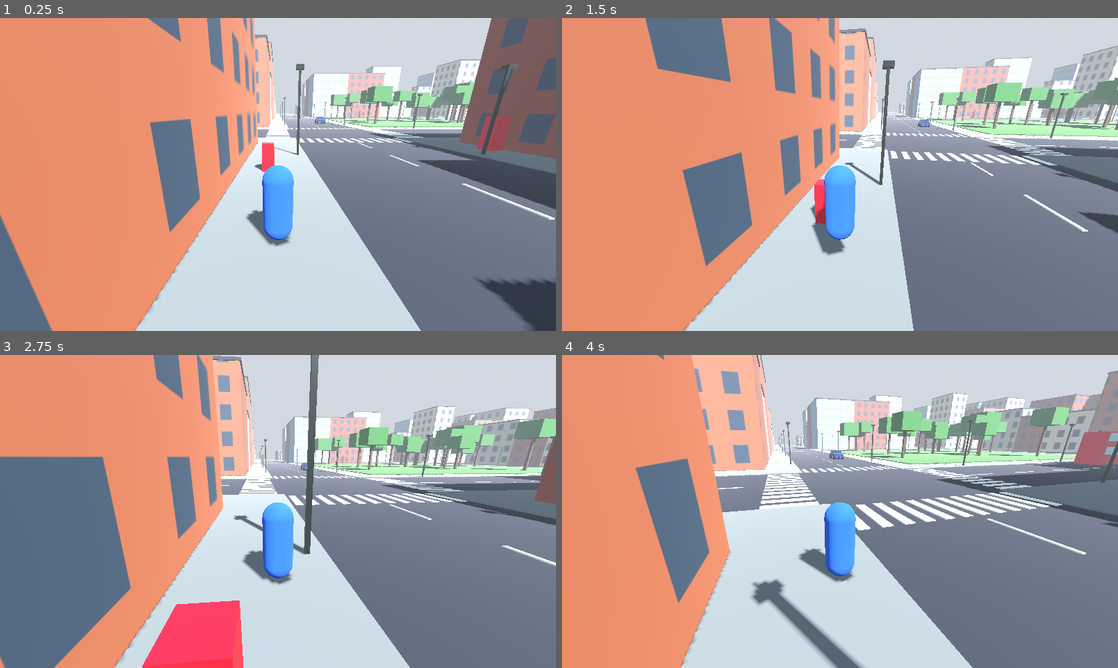
Above: before the commit, frames 1-4 (two rows, left to right).
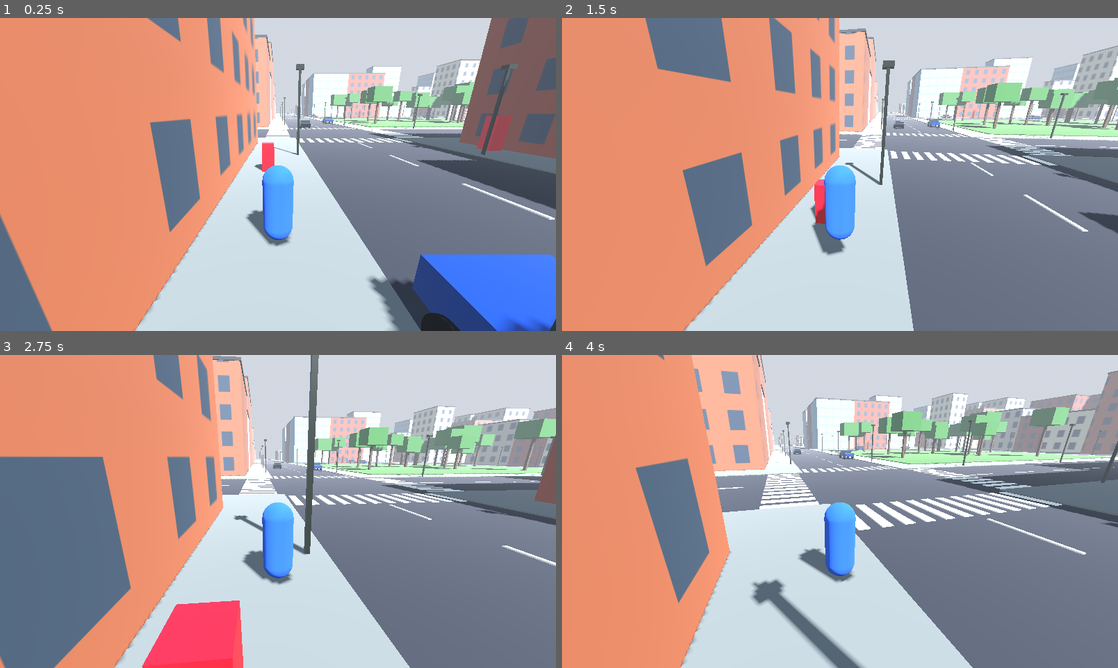
Above: after the commit, the same moments.

Repository: jctirado1/symmetrical-pancake
Game: Godot game, scene res://scenes/main.tscn
Same seed, same stepped clock (60 frames per second), same inputs: the game is played once before the commit and once after it.
Inputs (mouse positions are in pixels of both pictures, inside the frame that each line leads up to):
- Up to frame 1 (0.25 s): no input
- Up to frame 2 (1.5 s): move the mouse to (867, 174) at 0.52 s; hold E (interact) 0.53-1.28 s; hold W (move_forward) from 0.53 s (still down); tap Space (jump) at 0.77 s; move the mouse to (812, 174) at 1.27 s; tap Shift (sprint) at 1.35 s
- Up to frame 3 (2.75 s): keep holding W (move_forward); tap Space (jump) at 1.52 s; move the mouse to (289, 505) at 2.02 s; hold E (interact) from 2.03 s (still down)
- Up to frame 4 (4 s): keep holding W (move_forward); move the mouse to (834, 517) at 2.77 s; release E (interact) at 2.78 s; tap Shift (sprint) at 2.85 s; tap Space (jump) at 3.02, 3.77 s; move the mouse to (878, 514) at 3.52 s; hold E (interact) from 3.53 s (still down)

The runs differ from the first frame. In frame 1, 7.3% of the frame differs, in the area x 51-100%, y 30-100%; in frame 2, 0.2%; in frame 3, 0.1%; in frame 4, 0.9%.

Commit message:
Add city traffic and auto-load the player character from assets
Traffic cars and red buses drive the CityGrid roads on the left, turn at
random at junctions, take turns at each junction through a first-come
queue, queue behind each other and stop for the player or parked cars.
Cars stuck out of sight respawn elsewhere. Traffic uses random car models
from assets/models/cars when present.

The player now uses the first model in assets/characters when no
Character Model is set, and fits it to 1.8 m tall. Parked cars move out
of the traffic lane and the static bus is replaced by moving buses.

Co-Authored-By: Claude Opus 5.5 <noreply@anthropic.com>
Claude-Session: https://claude.ai/code/session_01PSDSL8tdN2SFstRRRuHnN1

Diff:
--- a/scenes/main.tscn
+++ b/scenes/main.tscn
@@ -1,9 +1,10 @@
-[gd_scene load_steps=12 format=3]
+[gd_scene load_steps=13 format=3]
 
 [ext_resource type="PackedScene" path="res://scenes/player.tscn" id="1_player"]
 [ext_resource type="PackedScene" path="res://scenes/model_prop.tscn" id="2_prop"]
 [ext_resource type="PackedScene" path="res://scenes/car.tscn" id="3_car"]
 [ext_resource type="Script" path="res://scripts/city_grid.gd" id="4_city"]
+[ext_resource type="Script" path="res://scripts/traffic.gd" id="5_traffic"]
 
 [sub_resource type="ProceduralSkyMaterial" id="SkyMat"]
 sky_top_color = Color(0.45, 0.55, 0.7, 1)
@@ -45,6 +46,10 @@
 [node name="City" type="Node3D" parent="."]
 script = ExtResource("4_city")
 
+[node name="Traffic" type="Node3D" parent="." node_paths=PackedStringArray("city")]
+script = ExtResource("5_traffic")
+city = NodePath("../City")
+
 [node name="Props" type="Node3D" parent="."]
 
 [node name="PhoneBox" type="CSGBox3D" parent="Props"]
@@ -59,32 +64,16 @@
 size = Vector3(0.6, 1.4, 0.6)
 material = SubResource("Mat_red")
 
-[node name="Bus" type="CSGBox3D" parent="Props"]
-transform = Transform3D(0, 0, 1, 0, 1, 0, -1, 0, 0, 40, 2.3, -3)
-use_collision = true
-size = Vector3(2.5, 4.4, 11)
-material = SubResource("Mat_red")
-
-[node name="BusWindowsLower" type="CSGBox3D" parent="Props/Bus"]
-transform = Transform3D(1, 0, 0, 0, 1, 0, 0, 0, 1, 0, -0.3, 0)
-size = Vector3(2.55, 1, 9.5)
-material = SubResource("Mat_glass")
-
-[node name="BusWindowsUpper" type="CSGBox3D" parent="Props/Bus"]
-transform = Transform3D(1, 0, 0, 0, 1, 0, 0, 0, 1, 0, 1.5, -0.3)
-size = Vector3(2.55, 1, 9.5)
-material = SubResource("Mat_glass")
-
 [node name="YourModelHere" parent="Props" instance=ExtResource("2_prop")]
 transform = Transform3D(1, 0, 0, 0, 1, 0, 0, 0, 1, 8.5, 0.08, 45)
 
 [node name="Vehicles" type="Node3D" parent="."]
 
 [node name="Car" parent="Vehicles" instance=ExtResource("3_car")]
-transform = Transform3D(-1, 0, 0, 0, 1, 0, 0, 0, -1, -3, 0.3, 30)
+transform = Transform3D(-1, 0, 0, 0, 1, 0, 0, 0, -1, -5.1, 0.3, 30)
 
 [node name="Car2" parent="Vehicles" instance=ExtResource("3_car")]
-transform = Transform3D(1, 0, 0, 0, 1, 0, 0, 0, 1, 3, 0.3, -25)
+transform = Transform3D(1, 0, 0, 0, 1, 0, 0, 0, 1, 5.1, 0.3, -25)
 
 [node name="Player" parent="." instance=ExtResource("1_player")]
 transform = Transform3D(1, 0, 0, 0, 1, 0, 0, 0, 1, -8, 0.2, 26)
--- a/scripts/city_grid.gd
+++ b/scripts/city_grid.gd
@@ -130,6 +130,16 @@
 func get_half_extents() -> Vector2:
 	var pitch := block_size + road_width
 	return Vector2(blocks_x * pitch + road_width, blocks_z * pitch + road_width) / 2.0
+
+
+## Number of junctions across and deep (one more than the number of blocks).
+func get_junction_count() -> Vector2i:
+	return Vector2i(blocks_x + 1, blocks_z + 1)
+
+
+## Centre of junction ([param i], [param j]) at road level.
+func get_junction_position(i: int, j: int) -> Vector3:
+	return Vector3(_road_x(i), 0.0, _road_z(j))
 
 
 ## Centre line of road number [param index] (0 = westmost / northmost).
--- a/scripts/model_loader.gd
+++ b/scripts/model_loader.gd
@@ -82,14 +82,16 @@
 
 
 ## Lists every model file (.glb, .gltf, .fbx, .obj) in [param folder] and its
-## sub-folders.
-static func find_model_files(folder: String) -> Array[String]:
+## sub-folders, in alphabetical order. If [param optional] is true, a missing
+## folder just gives an empty list instead of a warning.
+static func find_model_files(folder: String, optional := false) -> Array[String]:
 	var result: Array[String] = []
 	if folder == "":
 		return result
 	var dir := DirAccess.open(folder)
 	if dir == null:
-		push_warning("Can't open folder '%s'." % folder)
+		if not optional:
+			push_warning("Can't open folder '%s'." % folder)
 		return result
 	for file in dir.get_files():
 		# In an exported game the files are listed with ".import" on the end.
@@ -98,5 +100,6 @@
 		if file.get_extension().to_lower() in ["glb", "gltf", "fbx", "obj"] and path not in result:
 			result.append(path)
 	for sub in dir.get_directories():
-		result.append_array(find_model_files(folder.path_join(sub)))
+		result.append_array(find_model_files(folder.path_join(sub), optional))
+	result.sort()
 	return result
--- a/scripts/player.gd
+++ b/scripts/player.gd
@@ -7,18 +7,30 @@
 ## select the Player node, so you can tweak it without touching code.
 
 @export_group("Character Model")
-## Your character: drag a .glb, .gltf, .fbx or .obj file here. Leave empty
-## to use the blue capsule.
+## Your character: drag a .glb, .gltf, .fbx or .obj file here. If you leave
+## it empty, the first model in Character Folder is used instead, and if
+## that folder is empty too you get the blue capsule.
 @export var character_model: Resource:
 	set(value):
 		character_model = value
+		_rebuild_model()
+## Folder the game looks in for a character when Character Model is empty.
+@export_dir var character_folder := "res://assets/characters":
+	set(value):
+		character_folder = value
 		_rebuild_model()
 ## Optional .png to paint onto the character (for models that show up white).
 @export var character_texture: Texture2D:
 	set(value):
 		character_texture = value
 		_rebuild_model()
-## Make the model bigger or smaller. The capsule is 1.8 m tall.
+## Resize the character automatically so it's 1.8 m tall (the size of the
+## capsule) and standing on the ground. Untick to use Model Scale only.
+@export var fit_to_height := true:
+	set(value):
+		fit_to_height = value
+		_rebuild_model()
+## Make the model bigger or smaller (applied after Fit To Height).
 @export_range(0.01, 10.0, 0.01, "or_greater") var model_scale := 1.0:
 	set(value):
 		model_scale = value
@@ -67,6 +79,7 @@
 	_rebuild_model()
 	if Engine.is_editor_hint():
 		return
+	add_to_group("player")
 	spawn_position = global_position
 	# Stop the camera arm from bumping into the player's own capsule.
 	spring_arm.add_excluded_object(get_rid())
@@ -174,15 +187,28 @@
 		_model.queue_free()
 		_model = null
 		_anim_player = null
-	$Body/Mesh.visible = character_model == null
-	$Body/Face.visible = character_model == null
-	if character_model == null:
-		return
-
-	_model = ModelLoader.instantiate(character_model, character_texture)
+	var model_file := character_model
+	if model_file == null:
+		var found := ModelLoader.find_model_files(character_folder, true)
+		if not found.is_empty():
+			model_file = load(found[0])
+			if not Engine.is_editor_hint():
+				print("Using character from folder: ", found[0])
+	$Body/Mesh.visible = model_file == null
+	$Body/Face.visible = model_file == null
+	if model_file == null:
+		return
+
+	_model = ModelLoader.instantiate(model_file, character_texture)
 	if _model == null:
 		return
-	_model.scale = Vector3.ONE * model_scale
+	var final_scale := model_scale
+	if fit_to_height:
+		var aabb := ModelLoader.get_aabb(_model)
+		if aabb.size.y > 0.0:
+			final_scale *= 1.8 / aabb.size.y
+			_model.position.y = -aabb.position.y * final_scale
+	_model.scale = Vector3.ONE * final_scale
 	# Most character files face "forwards" towards the camera (+Z), while
 	# Godot's forward is -Z, so turn them round unless told otherwise.
 	if not flip_model_direction:
--- /dev/null
+++ b/scripts/traffic.gd
@@ -0,0 +1,204 @@
+class_name Traffic
+extends Node3D
+## Fills the city's roads with traffic: cars and red buses that drive on the
+## left, turn at junctions, queue behind each other and stop for you.
+##
+## Traffic only appears when you play the game, not in the editor.
+
+## The CityGrid node whose roads the traffic drives on.
+@export var city: CityGrid
+## How many cars and buses to put on the roads.
+@export_range(0, 200) var car_count := 30
+@export_range(0, 50) var bus_count := 3
+## Folder of car models to use for traffic (one is picked at random for each
+## car). Leave empty, or put nothing in it, for the simple box cars.
+@export_dir var car_models_folder := "res://assets/models/cars"
+## Tick this if your car models drive backwards.
+@export var flip_car_models := false
+@export var cruise_speed_kmh := 40.0
+
+var cars: Array[TrafficCar] = []
+var _junction_owner := {}  # Junction (Vector2i) -> the car crossing it.
+var _junction_queue := {}  # Junction (Vector2i) -> cars waiting, first come first served.
+var _rng := RandomNumberGenerator.new()
+var _car_models: Array[Resource] = []
+
+
+func _ready() -> void:
+	if city == null:
+		push_warning("Traffic: set 'City' in the Inspector.")
+		return
+	_rng.randomize()
+	for path in ModelLoader.find_model_files(car_models_folder, true):
+		var model := load(path)
+		if model:
+			_car_models.append(model)
+	# Wait one frame so the city and the player are ready.
+	await get_tree().process_frame
+	for k in car_count + bus_count:
+		var car := TrafficCar.new()
+		car.manager = self
+		car.is_bus = k < bus_count
+		car.cruise_speed = cruise_speed_kmh / 3.6 * (0.8 if car.is_bus else _rng.randf_range(0.85, 1.15))
+		if not car.is_bus and not _car_models.is_empty():
+			car.model = _car_models[_rng.randi() % _car_models.size()]
+			car.flip_model = flip_car_models
+		add_child(car)
+		cars.append(car)
+		respawn(car, 12.0)
+
+
+# --- Routes -------------------------------------------------------------------
+
+func lane_offset() -> float:
+	return city.road_width / 4.0
+
+
+func junction_half_size() -> float:
+	return city.road_width / 2.0
+
+
+func junction_position(junction: Vector2i) -> Vector3:
+	return city.get_junction_position(junction.x, junction.y)
+
+
+## Junctions you can drive to from [param junction].
+func neighbours(junction: Vector2i) -> Array[Vector2i]:
+	var size := city.get_junction_count()
+	var result: Array[Vector2i] = []
+	for step in [Vector2i(1, 0), Vector2i(-1, 0), Vector2i(0, 1), Vector2i(0, -1)]:
+		var next: Vector2i = junction + step
+		if next.x >= 0 and next.y >= 0 and next.x < size.x and next.y < size.y:
+			result.append(next)
+	return result
+
+
+## Picks where to go after [param to], never turning back unless it must.
+func choose_next(from: Vector2i, to: Vector2i) -> Vector2i:
+	var options := neighbours(to)
+	if options.size() > 1:
+		options.erase(from)
+	return options[_rng.randi() % options.size()]
+
+
+## Where the middle of a car [param half_length] metres long is once it has
+## fully left junction [param from] towards [param to], in the left-hand lane.
+func lane_start(from: Vector2i, to: Vector2i, half_length: float) -> Vector3:
+	var a := junction_position(from)
+	var direction := (junction_position(to) - a).normalized()
+	return a + direction * (junction_half_size() + half_length) + Vector3.UP.cross(direction) * lane_offset()
+
+
+## Puts [param car] somewhere on the road at least [param min_player_distance]
+## metres from the player and away from other cars.
+func respawn(car: TrafficCar, min_player_distance: float) -> bool:
+	var size := city.get_junction_count()
+	var player_pos := player_position()
+	for attempt in 50:
+		var from := Vector2i(_rng.randi() % size.x, _rng.randi() % size.y)
+		var options := neighbours(from)
+		var to: Vector2i = options[_rng.randi() % options.size()]
+		var start := lane_start(from, to, car.half_length)
+		if start.distance_to(player_pos) < min_player_distance:
+			continue
+		if _is_spot_taken(start, car):
+			continue
+		release_junctions(car)
+		car.start_route(from, to, choose_next(from, to))
+		return true
+	return false
+
+
+func _is_spot_taken(spot: Vector3, ignore: Node3D) -> bool:
+	for other in cars:
+		if other != ignore and other.is_inside_tree() and other.global_position.distance_to(spot) < 14.0:
+			return true
+	for vehicle in get_tree().get_nodes_in_group("vehicles"):
+		if vehicle.global_position.distance_to(spot) < 8.0:
+			return true
+	return false
+
+
+# --- Junctions: one car at a time ----------------------------------------------
+
+## Asks to cross [param junction]. Cars queue up and go in the order they
+## asked, so nobody waits for ever.
+func try_reserve_junction(junction: Vector2i, car: TrafficCar) -> bool:
+	if _junction_owner.get(junction) == car:
+		return true
+	if not _junction_queue.has(junction):
+		_junction_queue[junction] = []
+	var queue: Array = _junction_queue[junction]
+	if car not in queue:
+		queue.append(car)
+	if not _junction_owner.has(junction) and queue[0] == car:
+		queue.pop_front()
+		_junction_owner[junction] = car
+		return true
+	return false
+
+
+func release_junction(junction: Vector2i, car: TrafficCar) -> void:
+	if _junction_owner.get(junction) == car:
+		_junction_owner.erase(junction)
+
+
+## Forgets every junction [param car] was crossing or waiting for.
+func release_junctions(car: TrafficCar) -> void:
+	for junction in _junction_owner.keys():
+		if _junction_owner[junction] == car:
+			_junction_owner.erase(junction)
+	for queue in _junction_queue.values():
+		queue.erase(car)
+
+
+# --- Seeing what's ahead --------------------------------------------------------
+
+## Where the player is: on foot, or the car they're driving.
+func player_position() -> Vector3:
+	var player := get_tree().get_first_node_in_group("player") as Node3D
+	if player == null:
+		return Vector3(INF, INF, INF)
+	if not player.visible:
+		for vehicle in get_tree().get_nodes_in_group("vehicles"):
+			if vehicle.driver == player:
+				return vehicle.global_position
+	return player.global_position
+
+
+## How far [param car] can drive before hitting something in its lane
+## (INF if the road ahead is clear).
+func free_distance_ahead(car: TrafficCar) -> float:
+	var forward := car.global_basis.z
+	var nearest := INF
+
+	# Other traffic, ignoring cars coming the other way and cars waiting at a
+	# junction we're already crossing (otherwise we'd wait for each other).
+	for other in cars:
+		if other == car or not other.is_inside_tree():
+			continue
+		if other.global_basis.z.dot(forward) < -0.3:
+			continue
+		if car.in_junction and other.waiting_at_junction:
+			continue
+		nearest = minf(nearest, _gap_to(car, forward, other.global_position, other.half_length, 1.9))
+
+	# Parked or player-driven cars, and the player on foot.
+	for vehicle in get_tree().get_nodes_in_group("vehicles"):
+		nearest = minf(nearest, _gap_to(car, forward, vehicle.global_position, 2.2, 1.9))
+	var player := get_tree().get_first_node_in_group("player") as Node3D
+	if player and player.visible:
+		nearest = minf(nearest, _gap_to(car, forward, player.global_position, 0.4, 1.5))
+	return nearest
+
+
+func _gap_to(car: TrafficCar, forward: Vector3, pos: Vector3, other_half_length: float, max_side: float) -> float:
+	var offset := pos - car.global_position
+	offset.y = 0.0
+	var ahead := offset.dot(forward)
+	if ahead <= 0.0 or ahead > 40.0:
+		return INF
+	var side := (offset - forward * ahead).length()
+	if side > max_side:
+		return INF
+	return ahead - car.half_length - other_half_length
--- /dev/null
+++ b/scripts/traffic_car.gd
@@ -0,0 +1,268 @@
+class_name TrafficCar
+extends AnimatableBody3D
+## One computer-driven car (or bus). It follows the left-hand lane from junction
+## to junction, picking a random way to go at each one. The Traffic node
+## creates these, so you don't place them yourself.
+
+const SECONDS_STUCK_BEFORE_RESPAWN := 8.0
+const ACCELERATION := 4.0     # m/s²
+const BRAKING := 9.0          # m/s²
+const SAFE_GAP := 2.5         # metres to leave behind whatever is in front
+const TURN_SPEED := 5.0       # m/s through corners
+
+var manager: Traffic
+var is_bus := false
+var model: Resource = null
+var flip_model := false
+var cruise_speed := 11.0
+var half_length := 2.2
+
+var waiting_at_junction := false
+var in_junction := false
+
+var _from: Vector2i
+var _to: Vector2i
+var _next: Vector2i
+var _path := PackedVector3Array()
+var _target := 0          # Index of the path point we're driving towards.
+var _speed := 0.0
+var _turning := false
+var _stuck_time := 0.0
+
+static var _shared := {}  # Meshes and materials shared by all traffic cars.
+
+const PAINT := [
+	Color(0.05, 0.05, 0.06),  # black cab
+	Color(0.05, 0.05, 0.06),
+	Color(0.75, 0.75, 0.78),  # silver
+	Color(0.9, 0.9, 0.9),     # white
+	Color(0.12, 0.2, 0.45),   # blue
+	Color(0.5, 0.08, 0.08),   # dark red
+	Color(0.15, 0.3, 0.2),    # green
+	Color(0.3, 0.3, 0.32),    # grey
+]
+
+
+func _ready() -> void:
+	# We move the car ourselves every physics step; this stops the physics engine
+	# from undoing it when a car is placed somewhere new.
+	sync_to_physics = false
+	_build_body()
+
+
+# --- Driving --------------------------------------------------------------------
+
+## Starts driving from junction [param from] towards [param to], then on to
+## [param next].
+func start_route(from: Vector2i, to: Vector2i, next: Vector2i) -> void:
+	_from = from
+	_to = to
+	_next = next
+	_build_path()
+	var start := _path[0]
+	global_transform = Transform3D(_basis_facing(_path[1] - start), start)
+	_target = 1
+	_speed = cruise_speed * 0.5
+	_stuck_time = 0.0
+	in_junction = false
+	waiting_at_junction = false
+
+
+## The route for one stretch of road: the lane up to the junction, then a
+## curve (or straight line) across it into the next road.
+func _build_path() -> void:
+	# Positions are for the middle of the car, so allow for its length: it
+	# stops with its front bumper at the junction and leaves once its tail is out.
+	var start := manager.lane_start(_from, _to, half_length)
+	var direction := (manager.junction_position(_to) - manager.junction_position(_from)).normalized()
+	var stop_line := manager.junction_position(_to) - direction * (manager.junction_half_size() + half_length) \
+		+ Vector3.UP.cross(direction) * manager.lane_offset()
+	var exit := manager.lane_start(_to, _next, half_length)
+
+	_path = PackedVector3Array([start, stop_line])
+	var next_direction := (manager.junction_position(_next) - manager.junction_position(_to)).normalized()
+	_turning = next_direction.dot(direction) < 0.9
+	if _turning:
+		# A smooth curve whose corner is where the two lanes would meet.
+		var corner := stop_line + direction * (exit - stop_line).dot(direction)
+		for k in range(1, 9):
+			var t := k / 8.0
+			_path.append(stop_line.lerp(corner, t).lerp(corner.lerp(exit, t), t))
+	else:
+		_path.append(exit)
+
+
+func _physics_process(delta: float) -> void:
+	if _path.is_empty():
+		return
+
+	# How fast do we want to go?
+	var wanted := cruise_speed
+	if _target >= 2 and _turning:
+		wanted = TURN_SPEED
+
+	# Slow down for whatever is in front.
+	var gap: float = manager.free_distance_ahead(self) - SAFE_GAP
+	wanted = minf(wanted, _speed_to_stop_within(gap))
+
+	# Approaching the junction: we need it to ourselves before we cross.
+	waiting_at_junction = false
+	if _target == 1:
+		var to_line := global_position.distance_to(_path[1])
+		# Only go if there's room on the far side, so we never block the junction.
+		if to_line < 12.0 and (gap < 10.0 or not manager.try_reserve_junction(_to, self)):
+			wanted = minf(wanted, _speed_to_stop_within(to_line - 0.5))
+			waiting_at_junction = to_line < 3.0
+
+	if wanted < _speed:
+		_speed = maxf(wanted, _speed - BRAKING * delta)
+	else:
+		_speed = minf(wanted, _speed + ACCELERATION * delta)
+	_drive(_speed * delta)
+
+	# Stuck for ages somewhere the player can't see? Start again elsewhere.
+	_stuck_time = _stuck_time + delta if _speed < 0.3 else 0.0
+	if _stuck_time > SECONDS_STUCK_BEFORE_RESPAWN:
+		_stuck_time = 0.0
+		if global_position.distance_to(manager.player_position()) > 70.0:
+			manager.respawn(self, 70.0)
+
+
+func _speed_to_stop_within(distance: float) -> float:
+	if distance <= 0.0:
+		return 0.0
+	return sqrt(2.0 * BRAKING * 0.6 * distance)
+
+
+## Moves [param distance] metres along the path, turning to face where we go.
+func _drive(distance: float) -> void:
+	var pos := global_position
+	while distance > 0.0:
+		var target := _path[_target]
+		var to_target := pos.distance_to(target)
+		if to_target > distance:
+			pos += (target - pos) / to_target * distance
+			break
+		pos = target
+		distance -= to_target
+		_target += 1
+		if _target == 2:
+			in_junction = true
+		if _target >= _path.size():
+			_finish_stretch()
+			return
+
+	var heading := _path[_target] - pos
+	heading.y = 0.0
+	var turned := global_basis
+	if heading.length() > 0.01:
+		var wanted := _basis_facing(heading)
+		turned = global_basis.slerp(wanted, clampf(10.0 * get_physics_process_delta_time(), 0.0, 1.0)).orthonormalized()
+	global_transform = Transform3D(turned, pos)
+
+
+## Reached the far side of a junction: release it and head for the next one.
+func _finish_stretch() -> void:
+	manager.release_junction(_to, self)
+	var keep_basis := global_basis
+	var keep_speed := _speed
+	var from := _to
+	var to := _next
+	start_route(from, to, manager.choose_next(from, to))
+	global_basis = keep_basis
+	_speed = keep_speed
+
+
+## A rotation that points the car's front (+Z) along [param direction].
+func _basis_facing(direction: Vector3) -> Basis:
+	var z := Vector3(direction.x, 0.0, direction.z).normalized()
+	return Basis(Vector3.UP.cross(z), Vector3.UP, z)
+
+
+# --- Looks ------------------------------------------------------------------------
+
+func _build_body() -> void:
+	var size := Vector3(2.5, 4.4, 10.0) if is_bus else Vector3(1.8, 1.4, 4.2)
+	half_length = size.z / 2.0
+
+	if model and not is_bus:
+		var instance := ModelLoader.instantiate(model)
+		if instance:
+			var aabb := ModelLoader.get_aabb(instance)
+			# Scale the model to the length of a real car (about 4.3 m).
+			var length := maxf(aabb.size.z, 0.001)
+			var model_scale := 4.3 / length
+			instance.scale = Vector3.ONE * model_scale
+			if flip_model:
+				instance.rotation.y = PI
+			var bottom_centre := Vector3(aabb.get_center().x, aabb.position.y, aabb.get_center().z)
+			instance.position = -(instance.basis * bottom_centre)
+			add_child(instance)
+			size = aabb.size * model_scale
+			half_length = size.z / 2.0
+			_add_collision(size)
+			return
+
+	if is_bus:
+		_add_part(Vector3(2.5, 4.1, 10.0), Vector3(0, 2.35, 0), _material(Color(0.78, 0.06, 0.14), 0.5))
+		_add_part(Vector3(2.56, 0.9, 9.0), Vector3(0, 2.0, 0.2), _material(Color(0.15, 0.2, 0.25), 0.1))
+		_add_part(Vector3(2.56, 0.9, 9.4), Vector3(0, 3.6, 0), _material(Color(0.15, 0.2, 0.25), 0.1))
+	else:
+		var paint: Color = PAINT[randi() % PAINT.size()]
+		_add_part(Vector3(1.8, 0.6, 4.2), Vector3(0, 0.65, 0), _material(paint, 0.35))
+		_add_part(Vector3(1.6, 0.55, 2.2), Vector3(0, 1.22, -0.25), _material(Color(0.15, 0.2, 0.25), 0.1))
+	# Wheels.
+	var wheel_x := size.x / 2.0 - 0.1
+	var wheel_z := size.z / 2.0 - (1.0 if not is_bus else 1.8)
+	for x in [-wheel_x, wheel_x]:
+		for z in [-wheel_z, wheel_z]:
+			var wheel := MeshInstance3D.new()
+			wheel.mesh = _wheel_mesh()
+			wheel.position = Vector3(x, 0.38, z)
+			wheel.rotation.z = PI / 2.0
+			add_child(wheel)
+	_add_collision(size)
+
+
+func _add_collision(size: Vector3) -> void:
+	var shape := BoxShape3D.new()
+	shape.size = Vector3(size.x, size.y - 0.3, size.z)
+	var collision := CollisionShape3D.new()
+	collision.shape = shape
+	collision.position.y = 0.3 + shape.size.y / 2.0
+	add_child(collision)
+
+
+func _add_part(size: Vector3, pos: Vector3, material: Material) -> void:
+	var key := "box %s" % size
+	if not _shared.has(key):
+		var mesh := BoxMesh.new()
+		mesh.size = size
+		_shared[key] = mesh
+	var part := MeshInstance3D.new()
+	part.mesh = _shared[key]
+	part.material_override = material
+	part.position = pos
+	add_child(part)
+
+
+func _material(color: Color, roughness: float) -> Material:
+	var key := "mat %s %s" % [color, roughness]
+	if not _shared.has(key):
+		var material := StandardMaterial3D.new()
+		material.albedo_color = color
+		material.roughness = roughness
+		material.metallic = 0.3
+		_shared[key] = material
+	return _shared[key]
+
+
+func _wheel_mesh() -> Mesh:
+	if not _shared.has("wheel"):
+		var mesh := CylinderMesh.new()
+		mesh.top_radius = 0.38
+		mesh.bottom_radius = 0.38
+		mesh.height = 0.25
+		mesh.material = _material(Color(0.05, 0.05, 0.05), 0.9)
+		_shared["wheel"] = mesh
+	return _shared["wheel"]
Not shown, added: scripts/traffic.gd.uid
Not shown, added: scripts/traffic_car.gd.uid
Not shown, added: assets/characters/.gitkeep
Not shown, added: assets/models/cars/.gitkeep
